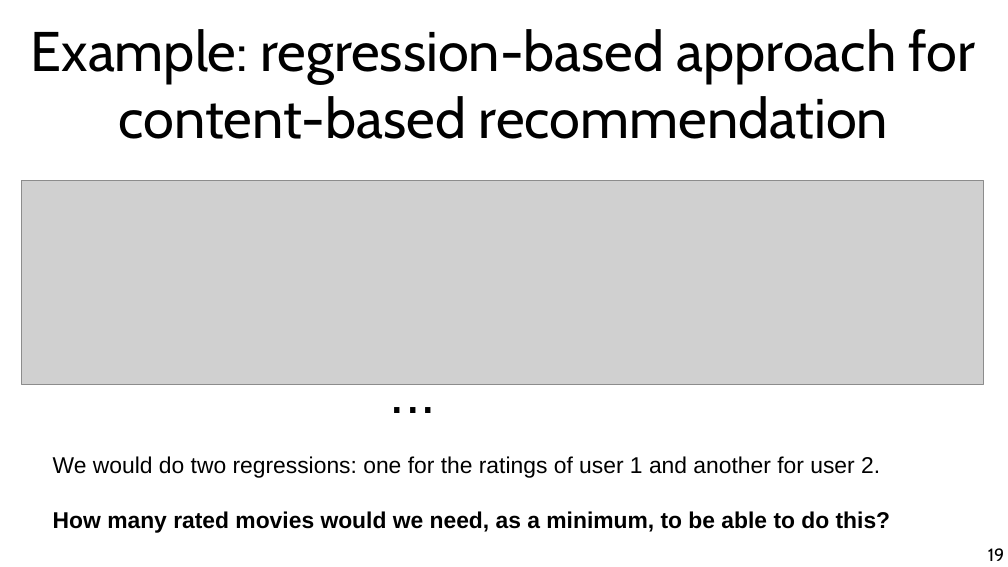
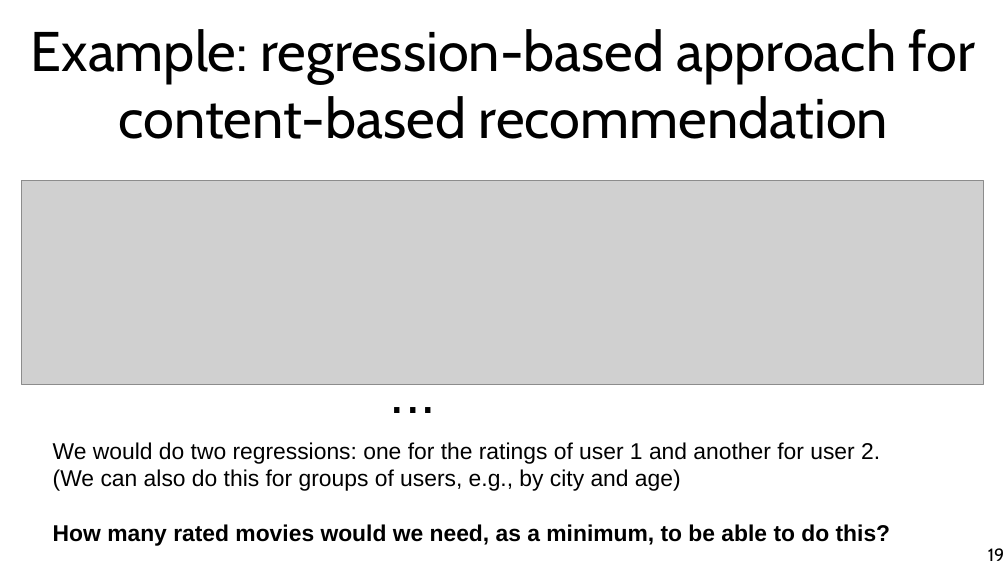
Before and after one commit to marco-calautti/data-mining-course, a slide deck: slide 19 of theory/tt16_recommender_systems.odp. Drawn at 1008x567 pixels with LibreOffice and Linux fonts; fonts in the diff are those of the drawing; grey boxes stand for pictures. Boxes give left, top, right and bottom in pixels: in the first picture for what was removed or moved away, otherwise in the second. Text is boxed around its words. In the diff, an @@ line names an element or a change of style, - is before the commit and + after.

```diff
--- a/theory/tt16_recommender_systems.odp
+++ b/theory/tt16_recommender_systems.odp
@@ text "We would do two regressions: ..." moved from (x1=53, y1=456, x2=891, y2=533) to (x1=53, y1=442, x2=891, y2=546) @@
@@ text at (x1=53, y1=469, x2=681, y2=491): paragraph added @@
+(We can also do this for groups of users, e.g., by city and age)
```
Also in this commit, not shown: 1 slide added, 3 other files.
